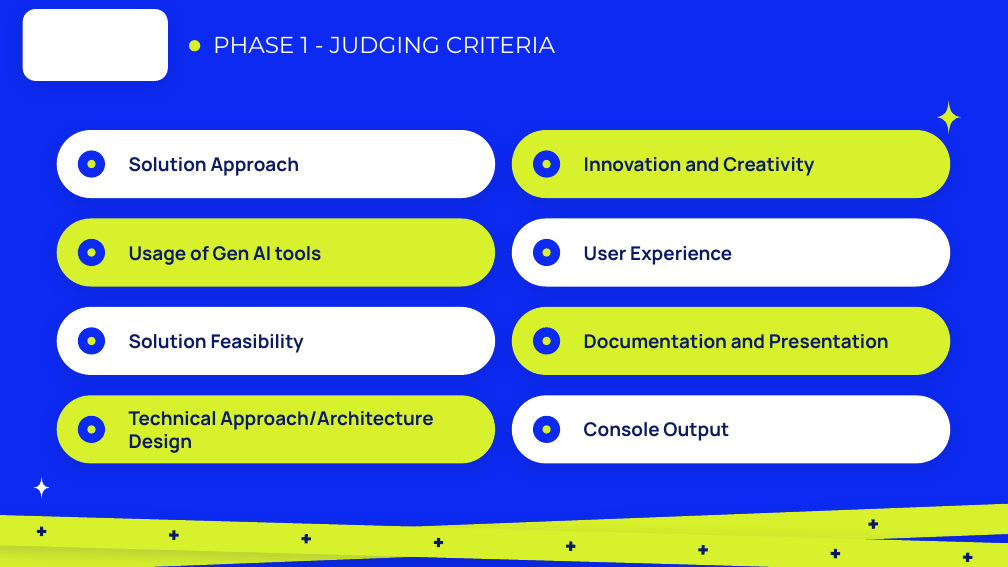
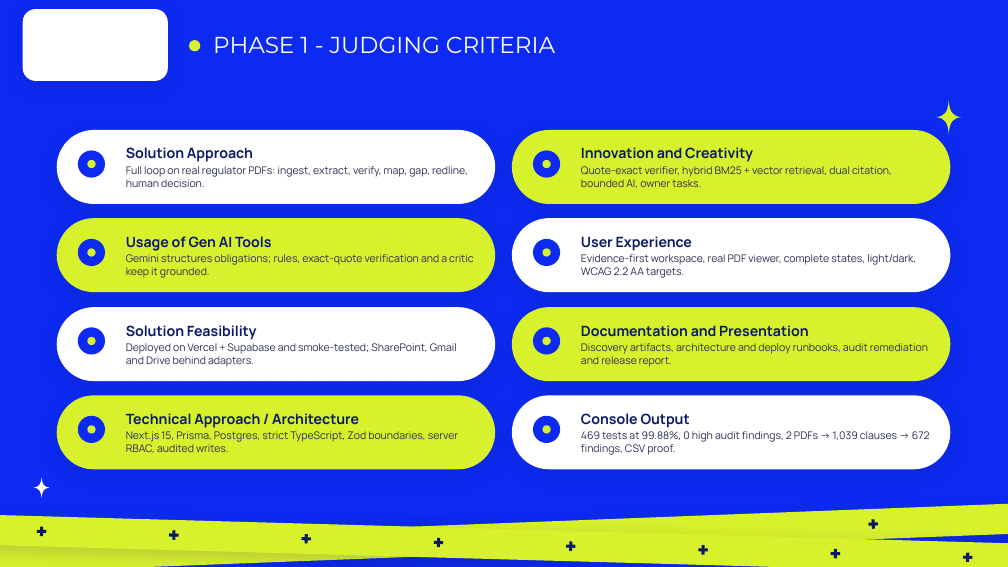
Before and after one commit to Ruthravarshan/Designathon_Compliance_Copilot, a slide deck: slide 16 of Submission/Hexaware_Mavericks_Hackathon_Template.pptx. Drawn at 1008x567 pixels with LibreOffice and Linux fonts; fonts in the diff are those of the drawing; background and template pictures are left out. Boxes give left, top, right and bottom in pixels: in the first picture for what was removed or moved away, otherwise in the second. Text is boxed around its words. In the diff, an @@ line names an element or a change of style, - is before the commit and + after.

```diff
--- a/Submission/Hexaware_Mavericks_Hackathon_Template.pptx
+++ b/Submission/Hexaware_Mavericks_Hackathon_Template.pptx
@@ rounded rectangle "Solution Approach" resized from (x1=57, y1=130, x2=495, y2=198) to (x1=57, y1=130, x2=495, y2=204) @@
@@ text in rounded rectangle at (x1=126, y1=147, x2=253, y2=162): size 18 to 13.5 pt in "Solution Approach"; more space between paragraphs @@
@@ rounded rectangle "Innovation and Creativity" resized from (x1=512, y1=130, x2=951, y2=198) to (x1=512, y1=130, x2=951, y2=204) @@
@@ text in rounded rectangle at (x1=581, y1=147, x2=753, y2=162): size 18 to 13.5 pt in "Innovation and Creativity"; more space between paragraphs @@
@@ text in rounded rectangle at (x1=126, y1=166, x2=468, y2=187): paragraph added @@
+Full loop on real regulator PDFs: ingest, extract, verify, map, gap, redline, human decision.
@@ text in rounded rectangle at (x1=581, y1=166, x2=892, y2=188): paragraph added @@
+Quote-exact verifier, hybrid BM25 + vector retrieval, dual citation, bounded AI, owner tasks.
@@ rounded rectangle "Usage of Gen AI Tools" resized from (x1=57, y1=219, x2=495, y2=287) to (x1=57, y1=219, x2=495, y2=293) @@
@@ text in rounded rectangle at (x1=126, y1=236, x2=473, y2=278): text changed; size 18 to 10 pt; text colour #0A1A66 to #2A2E4E; bold off @@
-Usage of Gen AI tools
+Usage of Gen AI Tools
+Gemini structures obligations; rules, exact-quote verification and a critic keep it grounded.
@@ rounded rectangle "User Experience" resized from (x1=512, y1=219, x2=951, y2=287) to (x1=512, y1=219, x2=951, y2=293) @@
@@ text in rounded rectangle at (x1=581, y1=236, x2=692, y2=251): size 18 to 13.5 pt in "User Experience"; more space between paragraphs @@
@@ text in rounded rectangle at (x1=581, y1=254, x2=916, y2=278): paragraph added @@
+Evidence-first workspace, real PDF viewer, complete states, light/dark, WCAG 2.2 AA targets.
@@ rounded rectangle "Solution Feasibility" resized from (x1=57, y1=307, x2=495, y2=375) to (x1=57, y1=307, x2=495, y2=381) @@
@@ text in rounded rectangle at (x1=126, y1=325, x2=257, y2=340): size 18 to 13.5 pt in "Solution Feasibility"; more space between paragraphs @@
@@ rounded rectangle "Documentation and Presentation" resized from (x1=512, y1=307, x2=951, y2=375) to (x1=512, y1=307, x2=951, y2=381) @@
@@ text in rounded rectangle at (x1=581, y1=325, x2=809, y2=337): size 18 to 13.5 pt in "Documentation and Presentation"; more space between paragraphs @@
@@ text in rounded rectangle at (x1=126, y1=343, x2=457, y2=367): paragraph added @@
+Deployed on Vercel + Supabase and smoke-tested; SharePoint, Gmail and Drive behind adapters.
@@ text in rounded rectangle at (x1=581, y1=343, x2=928, y2=367): paragraph added @@
+Discovery artifacts, architecture and deploy runbooks, audit remediation and release report.
@@ rounded rectangle "Technical Approach / Architecture" resized from (x1=57, y1=395, x2=495, y2=464) to (x1=57, y1=395, x2=495, y2=470) @@
@@ text in rounded rectangle at (x1=126, y1=413, x2=458, y2=453): text changed; size 18 to 10 pt; text colour #0A1A66 to #2A2E4E; bold off @@
-Technical Approach/Architecture Design
+Technical Approach / Architecture
+Next.js 15, Prisma, Postgres, strict TypeScript, Zod boundaries, server RBAC, audited writes.
@@ rounded rectangle "Console Output" resized from (x1=512, y1=395, x2=951, y2=464) to (x1=512, y1=395, x2=951, y2=470) @@
@@ text in rounded rectangle at (x1=581, y1=413, x2=690, y2=428): size 18 to 13.5 pt in "Console Output"; more space between paragraphs @@
@@ text in rounded rectangle at (x1=581, y1=431, x2=930, y2=455): paragraph added @@
+469 tests at 99.88%, 0 high audit findings, 2 PDFs → 1,039 clauses → 672 findings, CSV proof.
```
Also in this commit, not shown: 13 other slides changed, 2 slides added, 2 slides removed, 9 other files.
